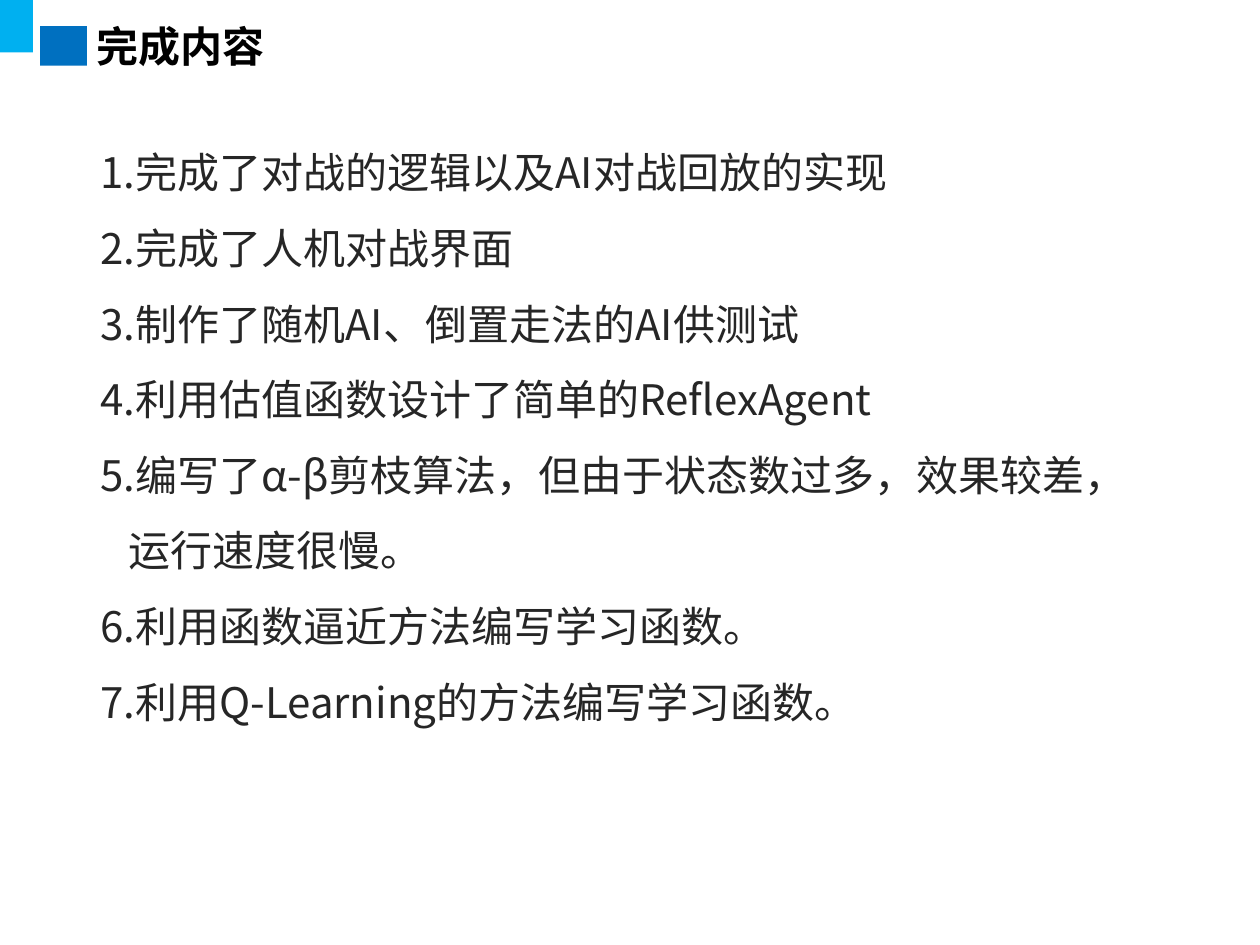
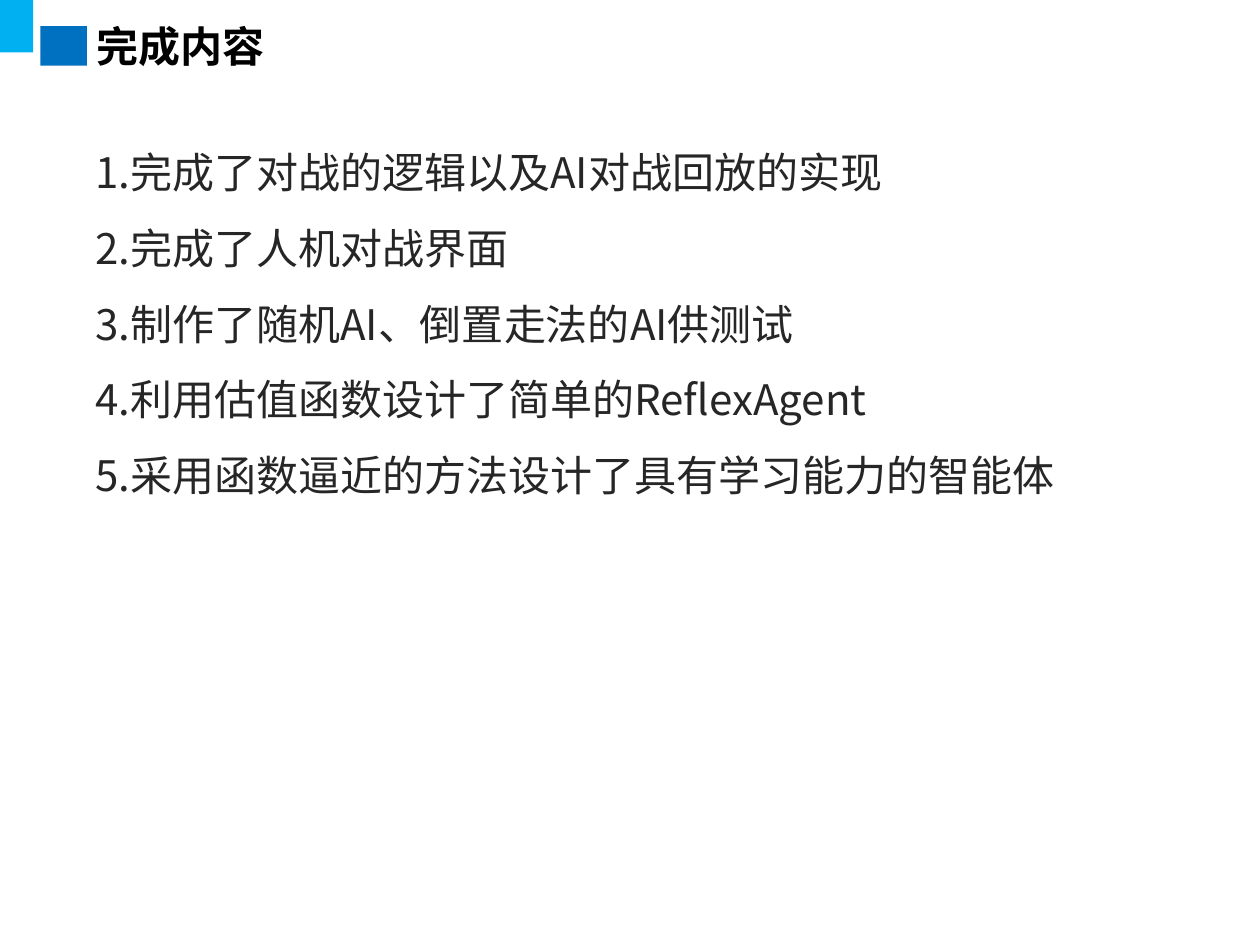
Before and after one commit to walkerning/Square-Fighter, a slide deck: slide 5 of presentation.ppt. Drawn at 1260x945 pixels with LibreOffice and Linux fonts; fonts in the diff are those of the drawing; background and template pictures are left out. Boxes give left, top, right and bottom in pixels: in the first picture for what was removed or moved away, otherwise in the second. Text is boxed around its words. In the diff, an @@ line names an element or a change of style, - is before the commit and + after.

```diff
--- a/presentation.ppt
+++ b/presentation.ppt
@@ text at (x1=95, y1=455, x2=1054, y2=495): text changed @@
-5. 编写了α-β剪枝算法，但由于状态数过多，效果较差，
-运行速度很慢。
-6.利用函数逼近方法编写学习函数。
-7.利用Q-Learning的方法编写学习函数。
+5. 采用函数逼近的方法设计了具有学习能力的智能体
```
Also in this commit, not shown: 5 slides added, 3 other files.
